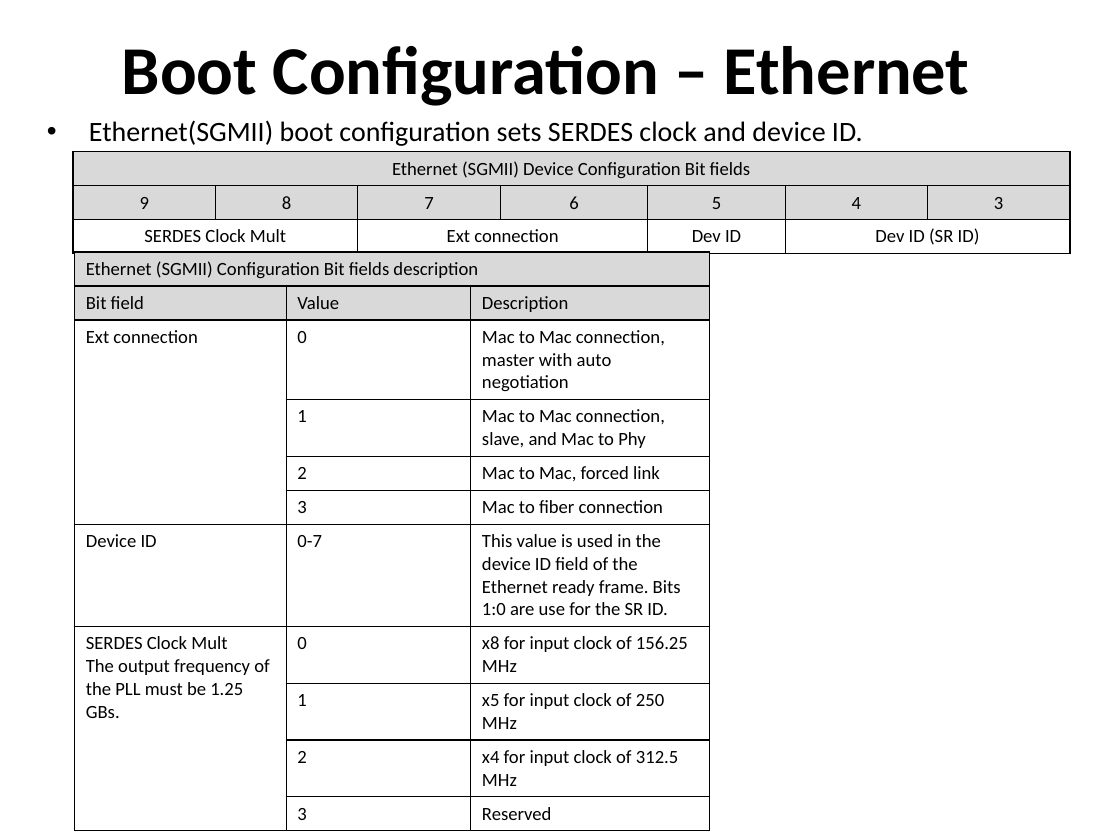
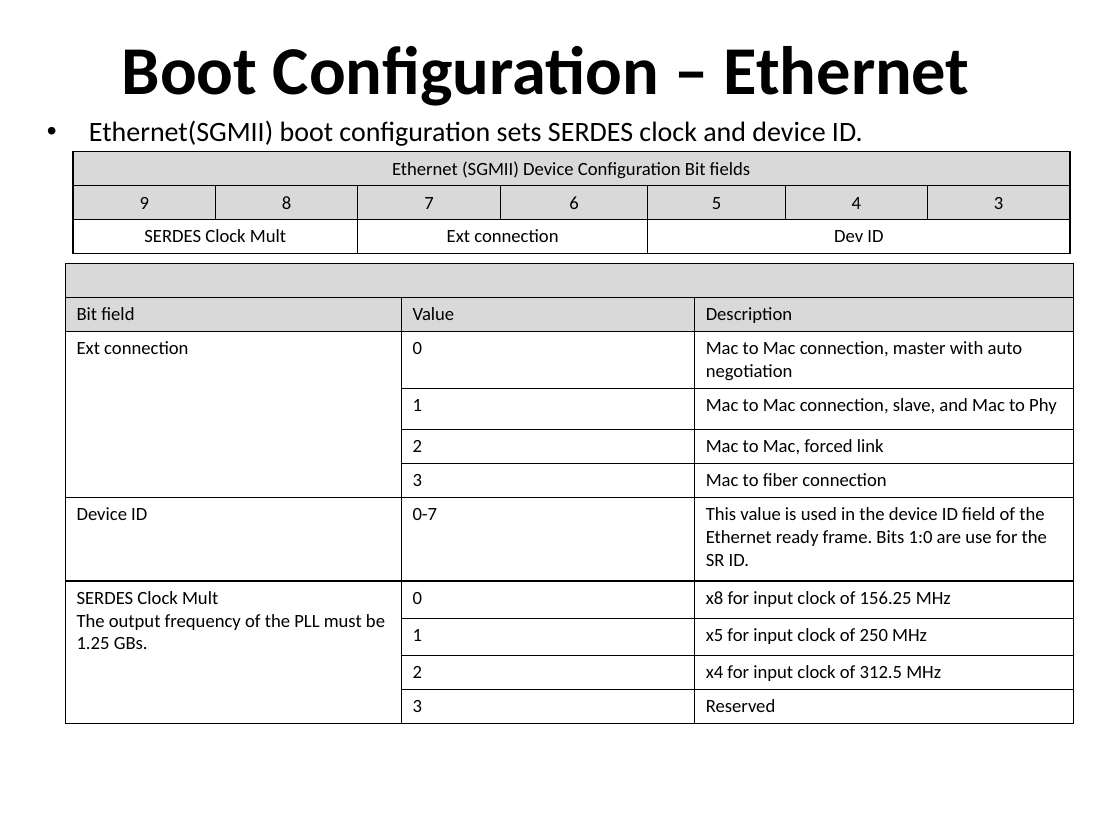
Before and after one commit to hari1989/keystone-workshop, a slide deck: slide 22 of slides/KeyStone Bootloader.pptx (slide 11 before the commit). Drawn at 1120x840 pixels with LibreOffice and Linux fonts; fonts in the diff are those of the drawing; background and template pictures are left out. Boxes give left, top, right and bottom in pixels: in the first picture for what was removed or moved away, otherwise in the second. Text is boxed around its words. In the diff, an @@ line names an element or a change of style, - is before the commit and + after.

```diff
--- a/slides/KeyStone Bootloader.pptx
+++ b/slides/KeyStone Bootloader.pptx
@@ table at [73,152,1070,253] @@
-row 3, column 6: Dev ID (SR ID)
+row 3, column 6: 
@@ table at [65,263,1073,720] @@
-row 1, column 1: Ethernet (SGMII) Configuration Bit fields description
+row 1, column 1: 
@@ table: place and size @@
-table at [75,252,710,824]
+table at [65,263,1073,720]
```
Also in this commit, not shown: 11 other slides changed, 8 slides added.
